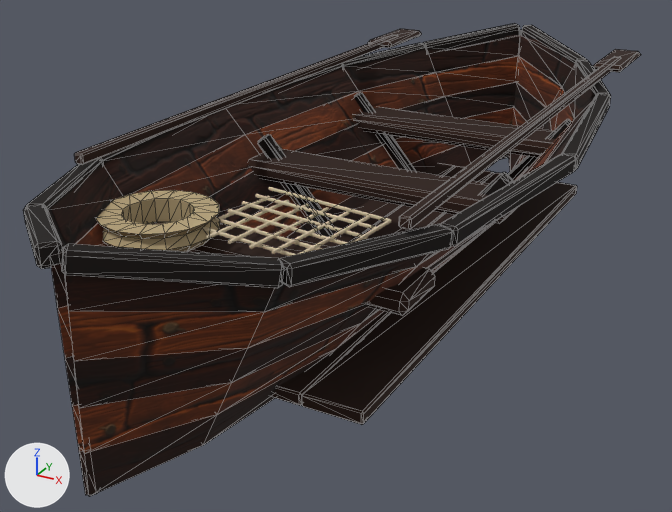
The glTF model art/source/architecture/fishing-boat.glb as it was, and as the next commit left it.
One viewpoint serves both versions: a camera (50 mm lens) standing at (1.86, -3.79, 1.69) and looking at (-0.1, -0.22, -0.09). Every picture has the same lights, and +X, +Y and +Z are marked at lower left. The picture after the commit comes second. Mesh edges are drawn as thin lines on the coarser meshes. Vertices at exactly the same position are counted once.

Names of what the first picture shows: 'fishing-boat|3dtextures-aged-wood', 'fishing-boat|3dtextures-oiled-wood', 'fishing-boat|twisted-flax-rope', 'fishing-boat|woven-linen'.
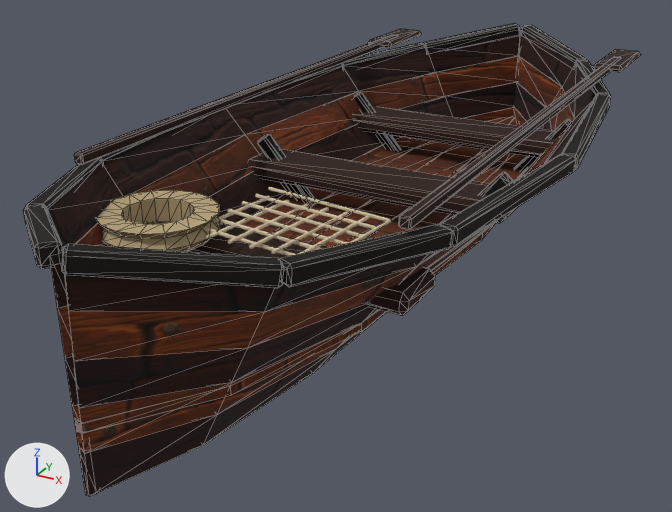
What the commit changed:
me_hull_strake_001 is used by ob_fishing_boat_3dtextures_aged_wood; location (0.0, 0.0, 0.0).
me_hull_strake_001 had 368 vertices, 704 faces and spanned x -0.78..0.78, y -2.05..2.05, z -0.15..0.6.
me_hull_strake_001 now has 348 vertices, 744 faces and spans x -0.78..0.78, y -2.05..2.05, z -0.07..0.6.
me_hull_strake_001 part 1: a new loose piece of 84 vertices spanning x -0.54..0.54, y -2.05..2.05, z 0.04..0.08, in mat_3dtextures_aged_wood.
me_hull_strake_001 part 2: the loose piece of 104 vertices spanning x -0.62..0.62, y -1.35..1.35, z -0.15..-0.09 is deleted.

Changed parts and their boxes [x1, y1, x2, y2] in the pictures (672 x 512 px):
part 1 of me_hull_strake_001, added: after [75, 117, 526, 434]
part 2 of me_hull_strake_001, deleted: before [271, 163, 577, 425]
